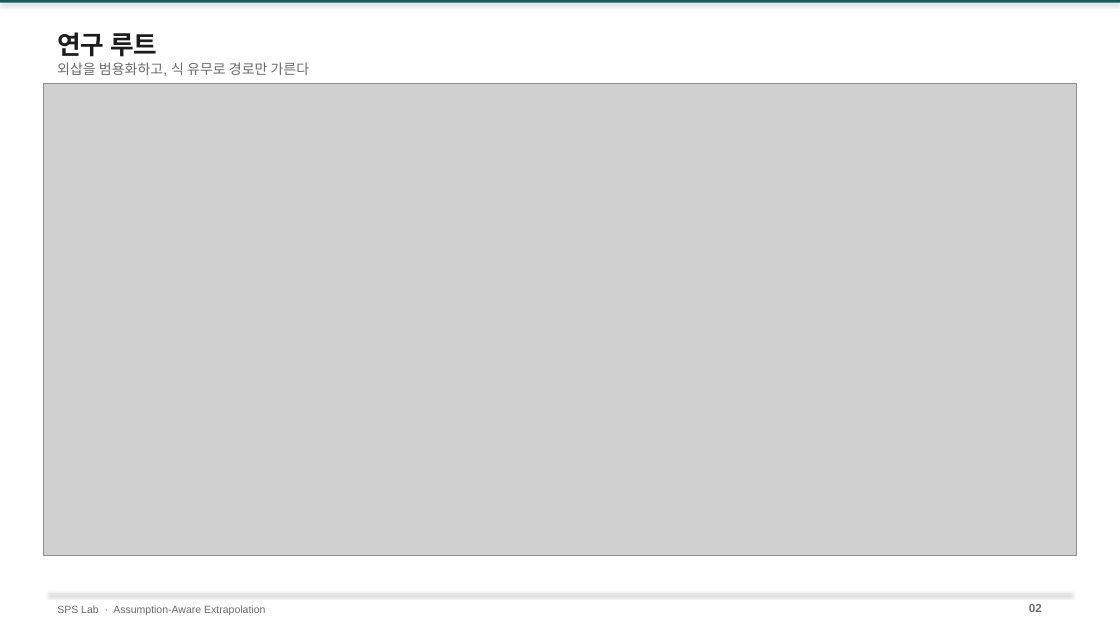
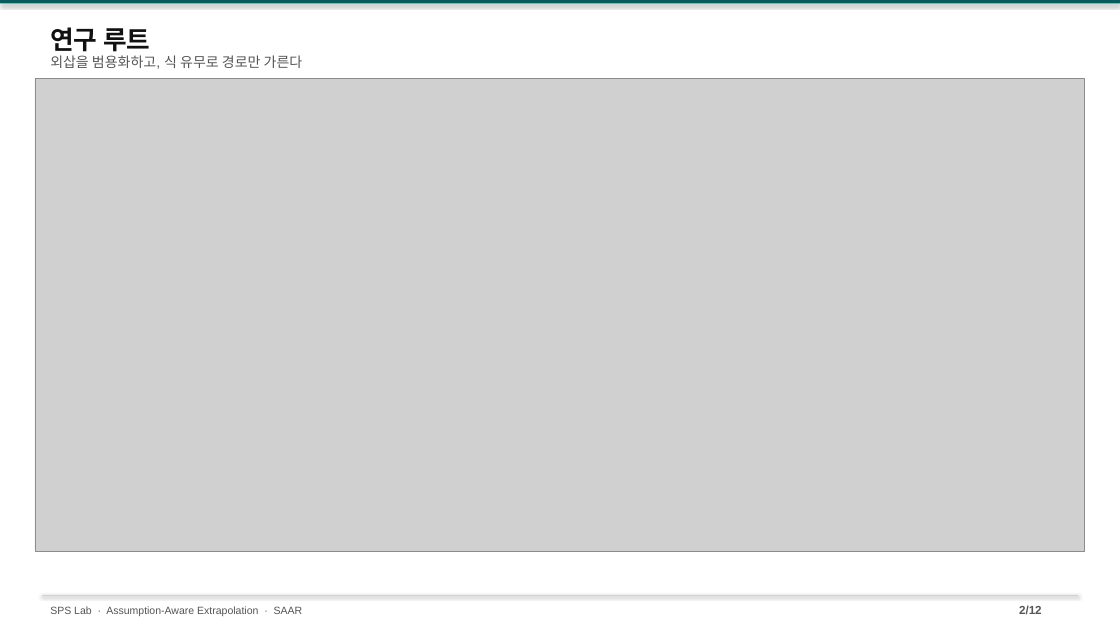
Before and after one commit to amumujs-create/pp_pae_total, a slide deck: slide 2 of output/PP_Research_Detailed_v2.pptx. Drawn at 1120x630 pixels with LibreOffice and Linux fonts; fonts in the diff are those of the drawing; grey boxes stand for pictures. Boxes give left, top, right and bottom in pixels: in the first picture for what was removed or moved away, otherwise in the second. Text is boxed around its words. In the diff, an @@ line names an element or a change of style, - is before the commit and + after.

```diff
--- a/output/PP_Research_Detailed_v2.pptx
+++ b/output/PP_Research_Detailed_v2.pptx
@@ rectangle at (0, 0, 1120, 3): fill #0F5C5C to #0A5C5C @@
@@ text "연구 루트": place and size @@
-text "연구 루트" at (57, 32, 157, 57)
+text "연구 루트" at (50, 27, 150, 52)
@@ text "연구 루트" at (50, 27, 150, 52): text colour #1C1C1C to #111111 @@
@@ text "외삽을 범용화하고, 식 유무로 경로만 ...": place and size @@
-text "외삽을 범용화하고, 식 유무로 경로만 ..." at (57, 62, 310, 76)
+text "외삽을 범용화하고, 식 유무로 경로만 ..." at (50, 55, 303, 69)
@@ text "외삽을 범용화하고, 식 유무로 경로만 ..." at (50, 55, 303, 69): text colour #6A6A6A to #555555 @@
@@ picture: place and size @@
-picture at (44, 83, 1076, 555)
+picture at (35, 79, 1086, 551)
@@ line moved from (49, 593) - (1071, 593) to (42, 595) - (1078, 595) @@
@@ line (42, 595) - (1078, 595): stroke #E6E6E6 0.75 pt to #D0D0D0 0.75 pt @@
@@ text at (50, 606, 303, 616): text changed; text colour #6A6A6A to #555555 @@
-SPS Lab · Assumption-Aware Extrapolation
+SPS Lab · Assumption-Aware Extrapolation · SAAR
@@ text at (1019, 605, 1042, 614): text changed; text colour #6A6A6A to #555555 @@
-02
+2/12
```
Also in this commit, not shown: 5 other slides changed, 6 slides added, 21 slides removed, 14 other files.
